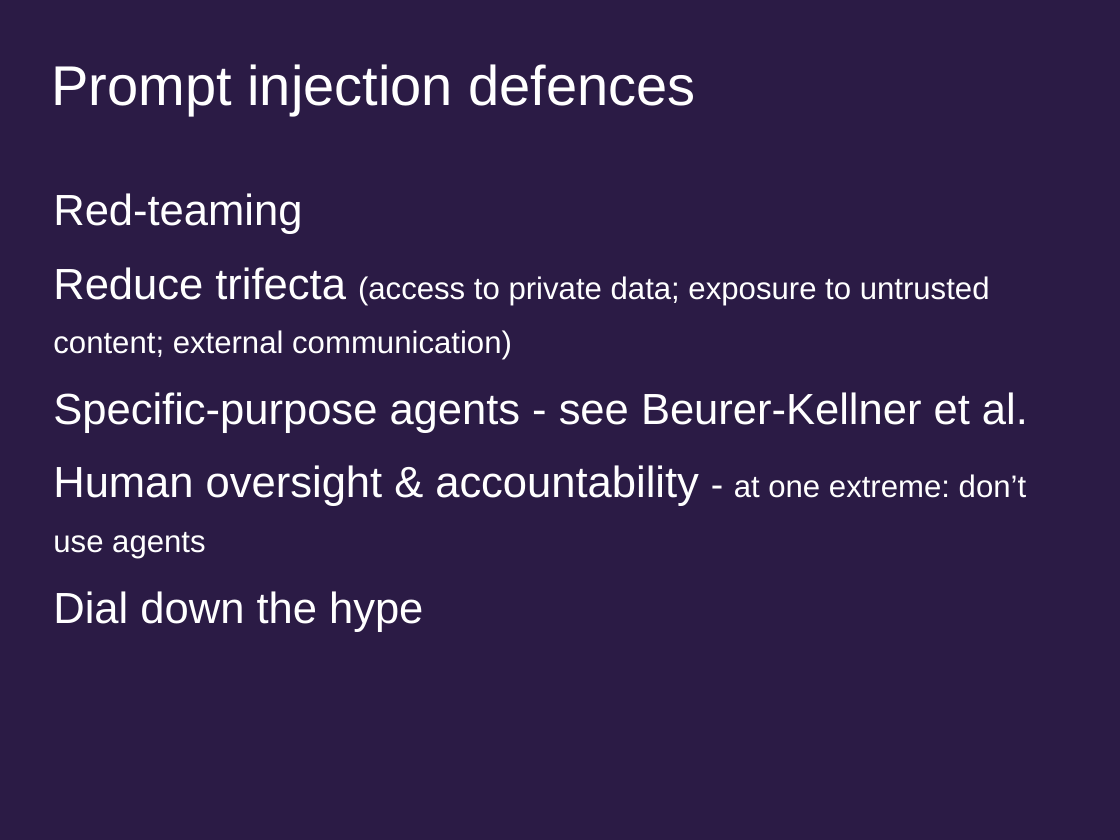
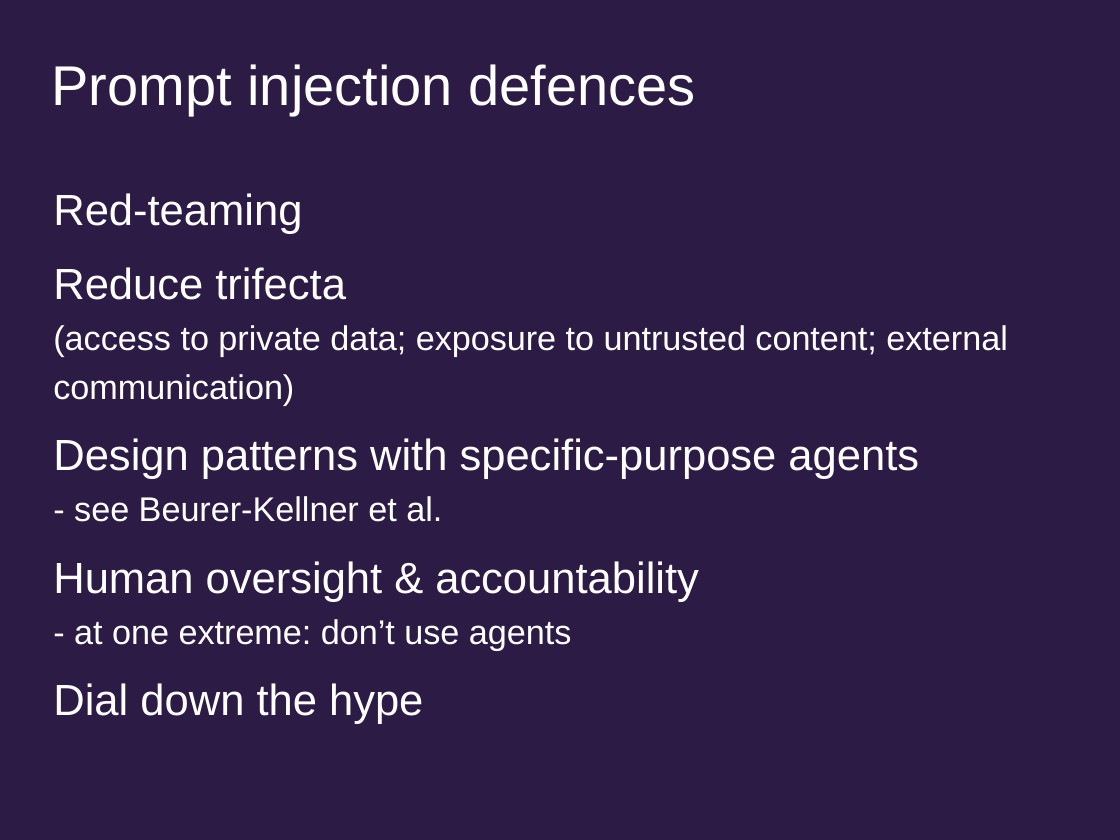
Before and after one commit to uob-COMSM0152/uob-COMSM0152, a slide deck: slide 20 of CDT privacy 2026.pptx (slide 18 before the commit). Drawn at 1120x840 pixels with LibreOffice and Linux fonts; fonts in the diff are those of the drawing. Boxes give left, top, right and bottom in pixels: in the first picture for what was removed or moved away, otherwise in the second. Text is boxed around its words. In the diff, an @@ line names an element or a change of style, - is before the commit and + after.

```diff
--- a/CDT privacy 2026.pptx
+++ b/CDT privacy 2026.pptx
@@ text at (53,267,1007,650): text changed; size 20 to 22 pt @@
-Reduce trifecta (access to private data; exposure to untrusted content; external communication)
-Specific-purpose agents - see Beurer-Kellner et al.
-Human oversight & accountability - at one extreme: don’t use agents
+Reduce trifecta
+(access to private data; exposure to untrusted content; external communication)
+Design patterns with specific-purpose agents
+- see Beurer-Kellner et al.
+Human oversight & accountability
+- at one extreme: don’t use agents
```
Also in this commit, not shown: 10 other slides changed, 3 slides added, 4 slides removed.
